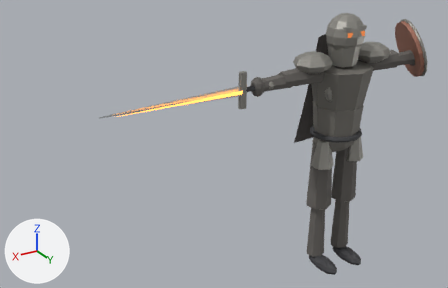
Two versions of the glTF model web/public/assets/character.glb, one commit apart.
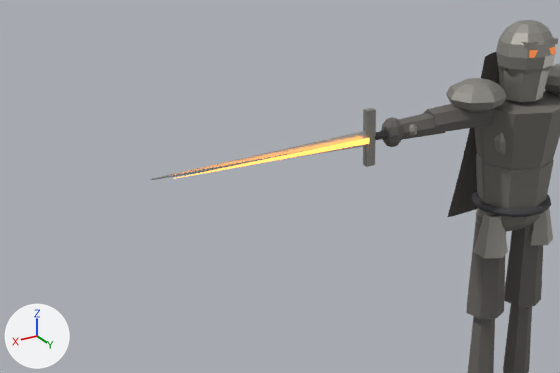
The first picture shows the older version from a camera (50 mm lens) standing at (2.6, 2.9, 2.56) and looking at (0.77, -0.16, 1.03). The close-ups show the older and then the newer version on the part from 0% to 82% of the width and 0% to 85% of the height of that picture. Only the edits that show in the close-ups are written down. The lights are fixed; the arrows at lower left show +X, +Y and +Z. Where no turn or scale is listed for an object, it has been applied to the vertices. Vertices at exactly the same position are counted once.

Objects in the first close-up: 'Blade', 'BladeEdge', 'Cape', 'Chest', 'Gorget', 'Guard', 'Helm', 'PauldronL', 'ShinR', 'ThighL', 'ThighR', 'TorsoLower' and 14 more.
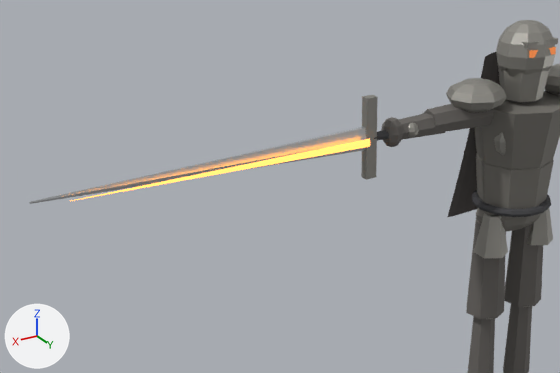
Where the newer file only moved an object's origin or applied its transform, the numbers keep the older frame.

Changed parts and their boxes [x1, y1, x2, y2] in the close-ups (560 x 373 px):
'Blade', reshaped (56% wider, 56% taller): before [150, 131, 366, 180]; after [29, 127, 366, 204]
'BladeEdge', reshaped (52% wider, 52% taller): before [173, 138, 369, 179]; after [71, 138, 370, 201]
'Guard', rescaled (29% wider, 43% taller): before [363, 108, 376, 167]; after [361, 95, 378, 180]

What the commit changed:
me_cone_133 is used by ob_blade; location (1.18, 0.02, 1.43).
me_cone_133 had 12 vertices, 20 faces and spanned x -0.44..0.44, y -0.007..0.007, z -0.031..0.031.
me_cone_133 now has 12 vertices, 20 faces and spans x -0.44..0.84, y -0.017..0.017, z -0.045..0.045.
me_cone_133 part 1: 12 of 12 vertices moved; they spanned x -0.44..0.44, y -0.007..0.007, z -0.031..0.031 and now span x -0.44..0.84, y -0.017..0.017, z -0.045..0.045; mean shift (0.2, 0.0, 0.0).
me_cone_134 is used by ob_bladeedge; location (1.16, 0.05, 1.43).
Before the commit, vertices of me_cone_134: 0 (0.39, 0.0, 0.0) at pixel (173, 178), 2 (0.39, 0.0, 0.001) at pixel (173, 178), 4 (0.39, 0.0, 0.0) at pixel (173, 178), 6 (0.39, 0.0, -0.001) at pixel (173, 178).
me_cone_134 had 8 vertices, 12 faces and spanned x -0.39..0.39, y -0.002..0.002, z -0.012..0.012.
me_cone_134 now has 8 vertices, 12 faces and spans x -0.38..0.746, y 0.016..0.024, z -0.016..0.016.
Part 2, on me_cone_134:
Vertices 0, 2, 4, 6 of me_cone_134 move by (0.356, 0.02, 0.0).
Vertex 1 of me_cone_134 moves from (-0.39, 0.002, 0.0) at pixel (369, 140) to (-0.38, 0.024, 0.0) at pixel (370, 142).
Vertex 3 of me_cone_134 moves from (-0.39, 0.0, 0.012) at pixel (369, 137) to (-0.38, 0.02, 0.016) at pixel (369, 138).
Vertex 5 of me_cone_134 moves from (-0.39, -0.002, 0.0) at pixel (368, 140) to (-0.38, 0.016, 0.0) at pixel (369, 142).
Vertex 7 of me_cone_134 moves from (-0.39, 0.0, -0.012) at pixel (369, 143) to (-0.38, 0.02, -0.016) at pixel (369, 146).
me_guard_008 is used by ob_guard; location (0.75, 0.02, 1.43).
me_guard_008 had 8 vertices, 12 faces and spanned x -0.019..0.019, y -0.014..0.014, z -0.11..0.11.
me_guard_008 now has 8 vertices, 12 faces and spans x -0.023..0.023, y -0.017..0.017, z -0.16..0.16.
me_guard_008 part 3: the whole mesh is scaled about its middle by (1.21, 1.21, 1.45).
